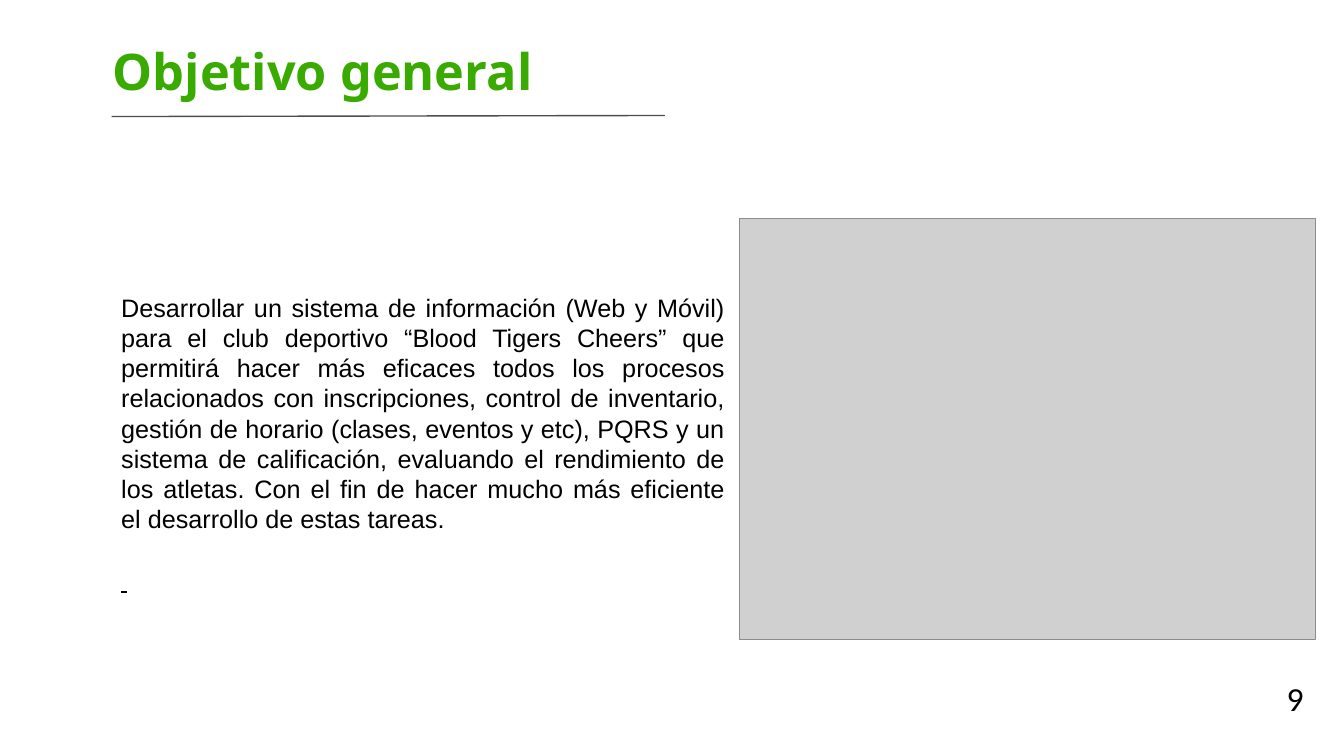
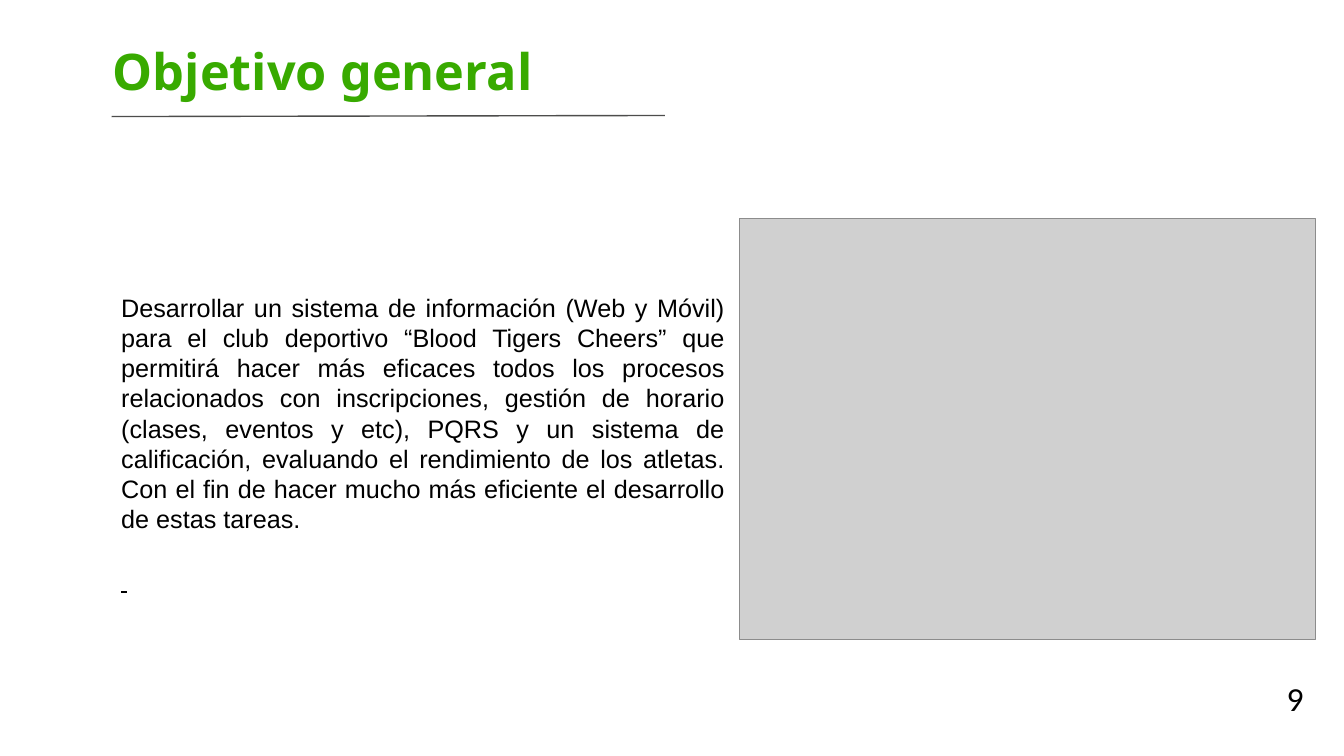
Before and after one commit to DONLEO21/Pruebas, a slide deck: slide 9 of Documentación/Presentacion_SENA_CheerClick_I.pptx. Drawn at 1344x756 pixels with LibreOffice and Linux fonts; fonts in the diff are those of the drawing; grey boxes stand for pictures; background and template pictures are left out. Boxes give left, top, right and bottom in pixels: in the first picture for what was removed or moved away, otherwise in the second. Text is boxed around its words. In the diff, an @@ line names an element or a change of style, - is before the commit and + after.

Commit message:
Segunda Versión Presentación CheerClick I

```diff
--- a/Documentación/Presentacion_SENA_CheerClick_I.pptx
+++ b/Documentación/Presentacion_SENA_CheerClick_I.pptx
@@ text at [121,298,725,529]: text changed @@
-Desarrollar un sistema de información (Web y Móvil) para el club deportivo “Blood Tigers Cheers” que permitirá hacer más eficaces todos los procesos relacionados con inscripciones, control de inventario, gestión de horario (clases, eventos y etc), PQRS y un sistema de calificación, evaluando el rendimiento de los atletas. Con el fin de hacer mucho más eficiente el desarrollo de estas tareas.
+Desarrollar un sistema de información (Web y Móvil) para el club deportivo “Blood Tigers Cheers” que permitirá hacer más eficaces todos los procesos relacionados con inscripciones, gestión de horario (clases, eventos y etc), PQRS y un sistema de calificación, evaluando el rendimiento de los atletas. Con el fin de hacer mucho más eficiente el desarrollo de estas tareas.
```
Also in this commit, not shown: 5 other slides changed, 2 slides removed.
